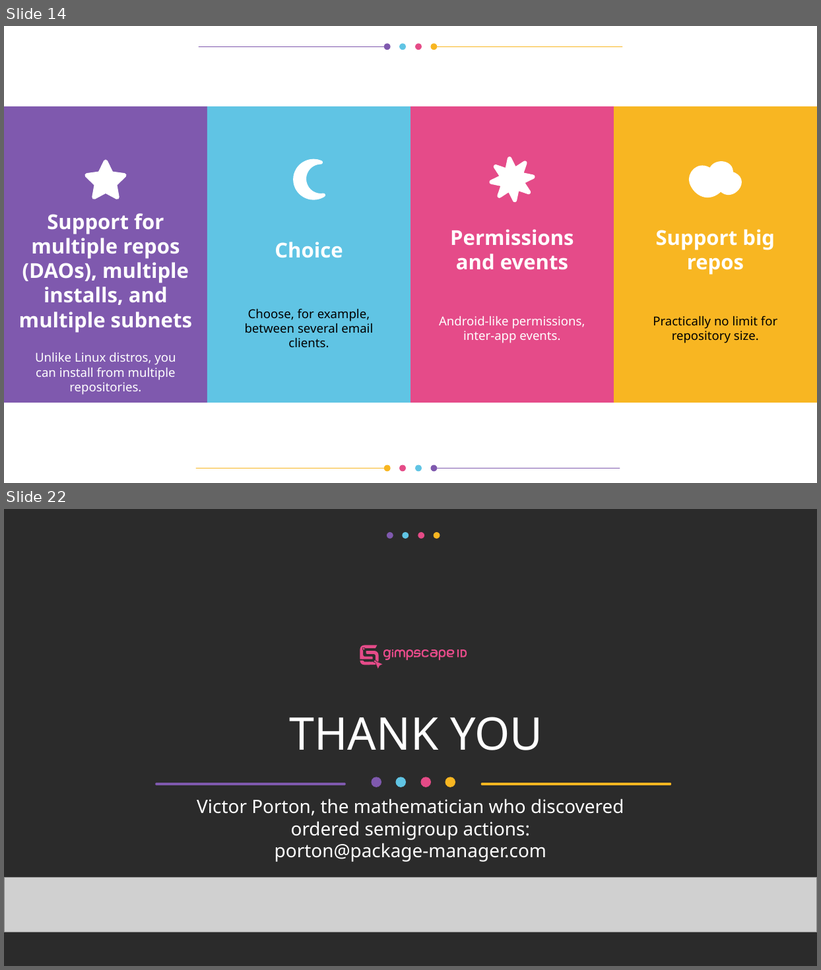
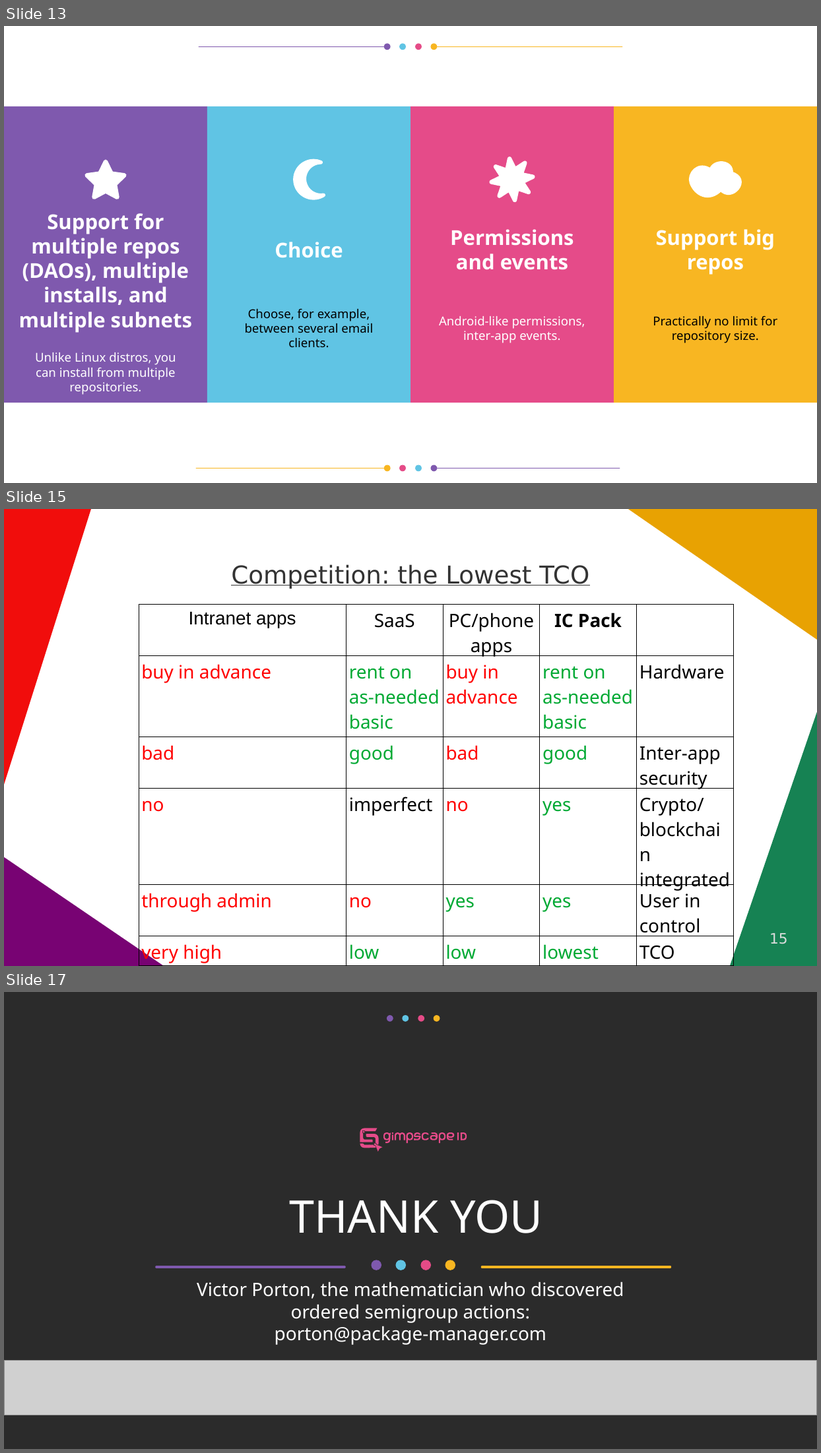
Before and after one commit to vporton/icp-package-manager, a slide deck: docs/long-pitchdeck.odp. Shown one above the other, each under a label of ours: slides 14 and 22 before the commit, slides 13, 15 and 17 after it; the slides between them are not shown. The pictures are 821x970 and 821x1453 pixels, drawn with LibreOffice and Linux fonts; fonts in the diff are those of the drawing; grey boxes stand for pictures; background and template pictures are left out; a plain dark background stands for a picture behind light text. Boxes give left, top, right and bottom in pixels: in the first picture for what was removed or moved away, otherwise in the second. Text is boxed around its words. In the diff, an @@ line names an element or a change of style, - is before the commit and + after.

```diff
--- a/docs/long-pitchdeck.odp
+++ b/docs/long-pitchdeck.odp
@@ slide 15 added at <box>4,509,817,966</box>, background #FFFFFF @@
@@ freeform shape added at <box>4,509,91,785</box>, fill #F10D0C @@
@@ freeform shape added at <box>628,509,817,640</box>, fill #E8A202 @@
@@ title added at <box>231,564,589,589</box>, 24 pt, text #333333, underline @@
+Competition: the Lowest TCO
@@ table added at <box>138,604,732,966</box>, 7 rows, 5 columns @@
+Intranet apps | SaaS | PC/phone apps | IC Pack | 
+buy in advance | rent on as-needed basic | buy in advance | rent on as-needed basic | Hardware
+bad | good | bad | good | Inter-app security
+no | imperfect | no | yes | Crypto/blockchain integrated
+through admin | no | yes | yes | User in control
+very high | low | low | lowest | TCO
+no | yes | yes | yes | Easy
@@ freeform shape added at <box>730,713,817,966</box>, fill #168253 @@
@@ freeform shape added at <box>4,857,164,966</box>, fill #780373 @@
@@ page number added at <box>770,933,788,945</box>, 14 pt, text #DDDDDD @@
+15
@@ what was slide 14 is now slide 13 @@
@@ what was slide 22 is now slide 17 @@
```
Also in this commit, not shown: 7 slides changed, 4 other slides added, 10 slides removed.
